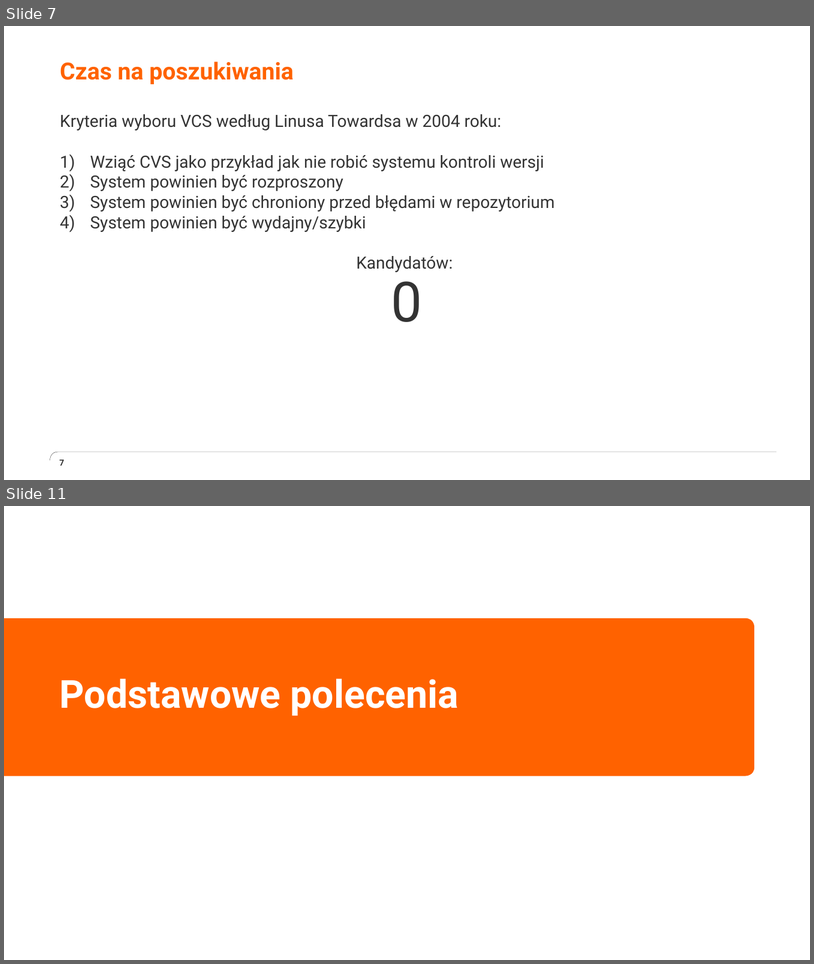
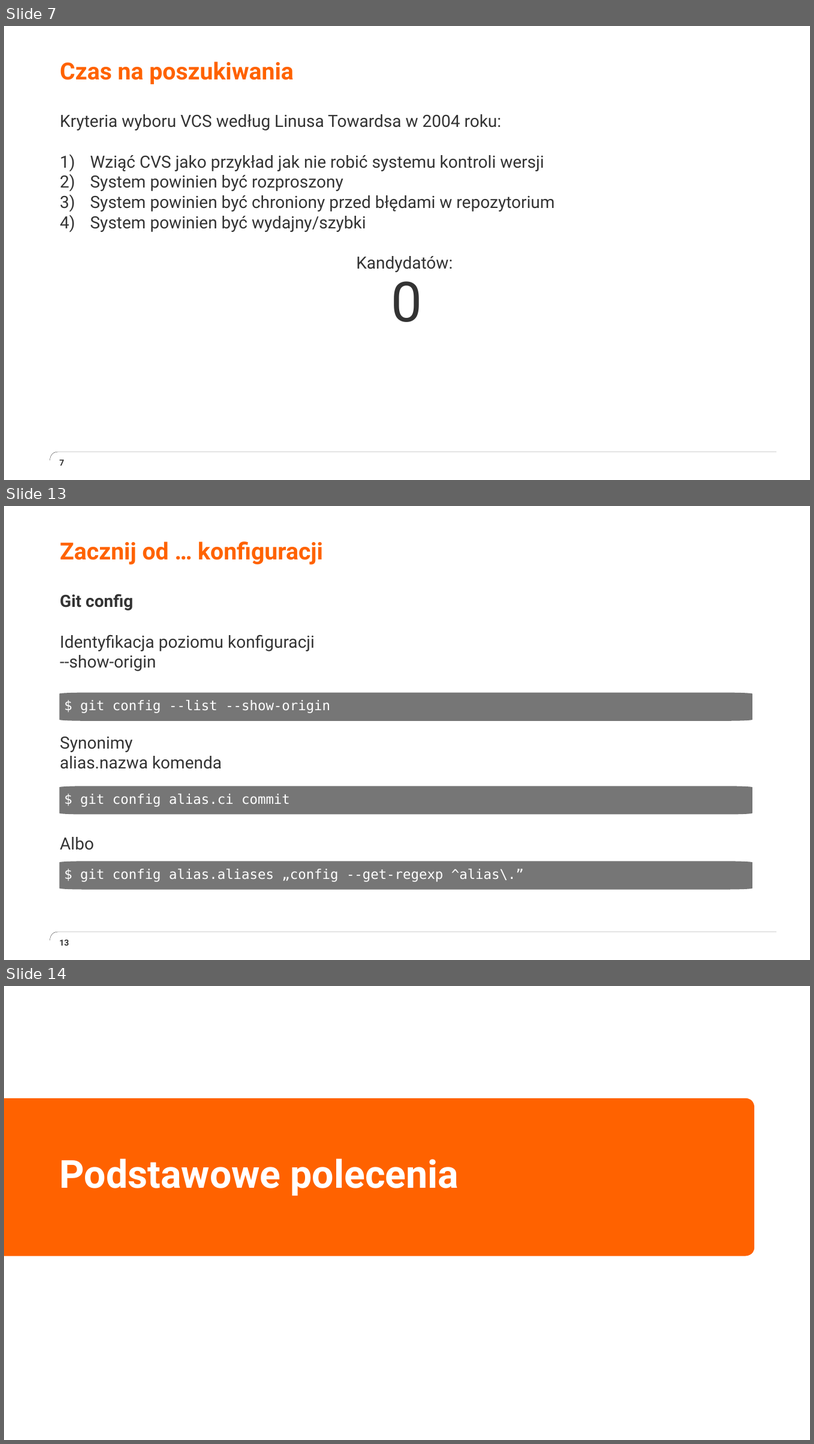
Before and after one commit to grazin/git_materialy, a slide deck: prezentacja/How git are you.pptx. Shown one above the other, each under a label of ours: slides 7 and 11 before the commit, slides 7, 13 and 14 after it; the slides between them are not shown. The pictures are 814x964 and 814x1444 pixels, drawn with LibreOffice and Linux fonts; fonts in the diff are those of the drawing; background and template pictures are left out. Boxes give left, top, right and bottom in pixels: in the first picture for what was removed or moved away, otherwise in the second. Text is boxed around its words. In the diff, an @@ line names an element or a change of style, - is before the commit and + after.

Commit message:
Troche zmieniony merge, clone, config i cherry pick oraz agenda :)

```diff
--- a/prezentacja/How git are you.pptx
+++ b/prezentacja/How git are you.pptx
@@ slide 13 added at [4, 506, 810, 960], background #FFFFFF; not listed: 1 template element that a slide beside it also shows @@
@@ title added at [60, 541, 323, 565], 28 pt, text #FF6200, bold @@
+Zacznij od … konfiguracji
@@ text added at [60, 594, 315, 850], 20 pt, text #333333 @@
+Git config
+Identyfikacja poziomu konfiguracji
+--show-origin
+Synonimy
+alias.nazwa komenda
+Albo
@@ freeform shape added at [60, 693, 753, 721], fill #767676, 16 pt, text #FFFFFF @@
+$ git config --list --show-origin
@@ freeform shape added at [60, 786, 753, 814], fill #767676, 16 pt, text #FFFFFF @@
+$ git config alias.ci commit
@@ freeform shape added at [60, 861, 753, 889], fill #767676, 16 pt, text #FFFFFF @@
+$ git config alias.aliases „config --get-regexp ^alias\.”
@@ page number added at [59, 939, 69, 945], 10 pt, text #333333, bold @@
+13
@@ what was slide 11 is now slide 14 @@
```
Also in this commit, not shown: 6 slides changed, 4 other slides added, 1 slide removed, 11 other files.
